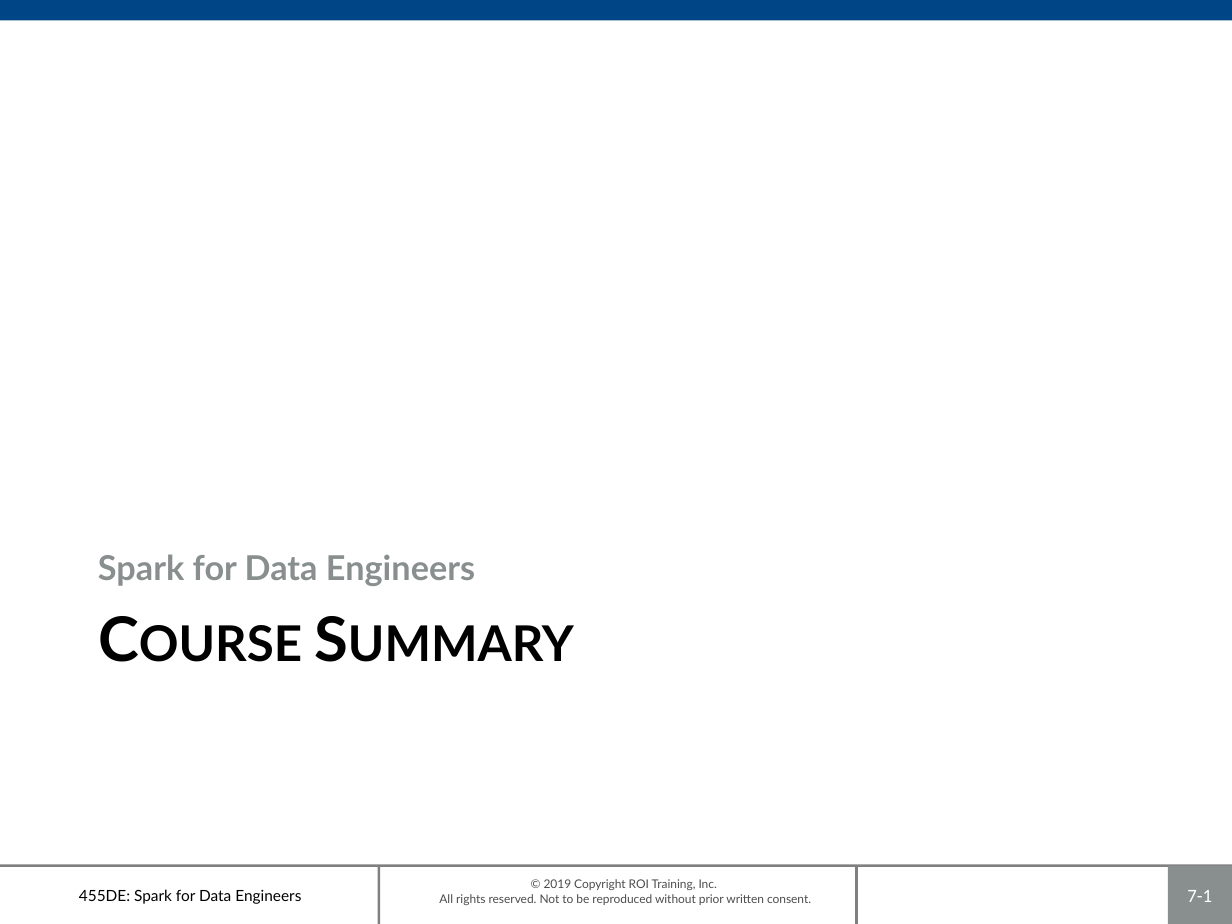
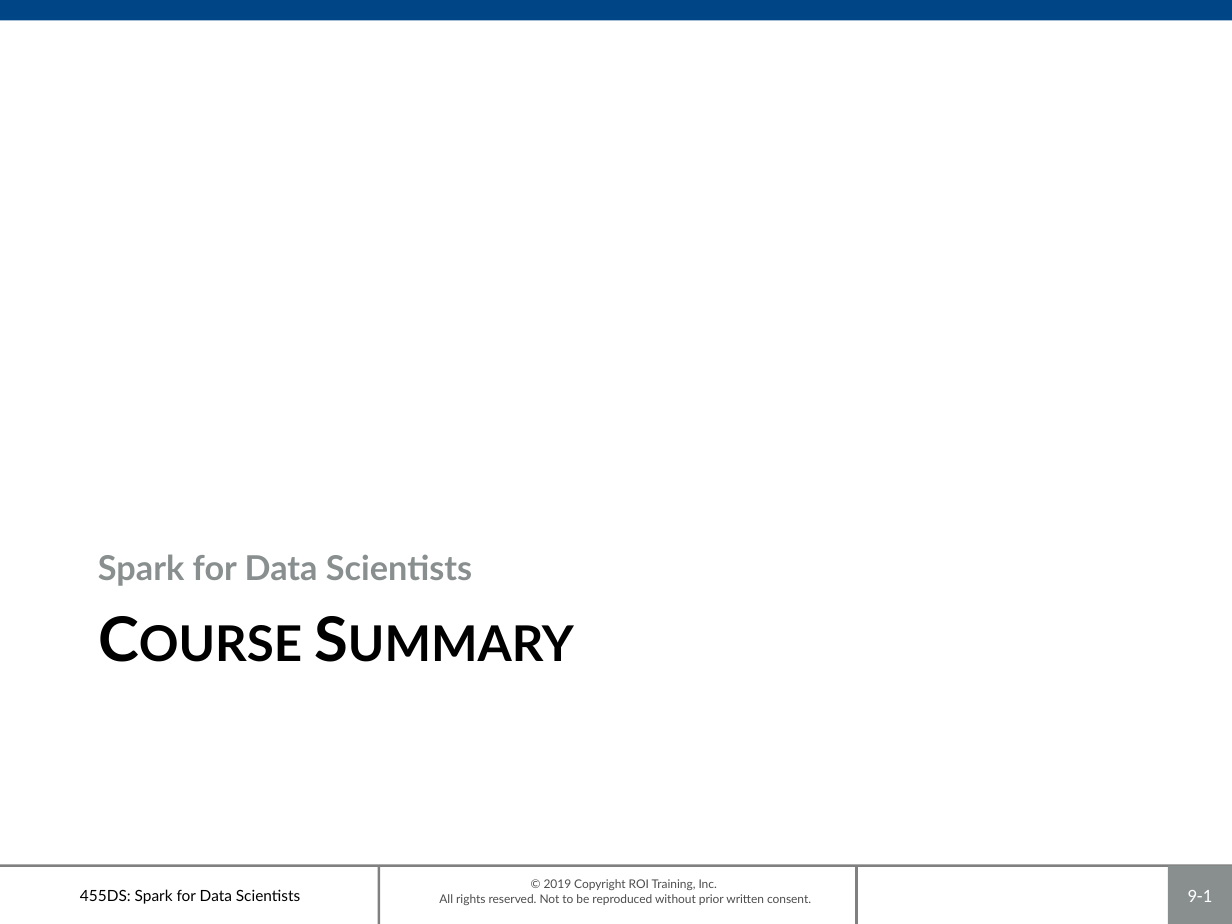
Before and after one commit to roitraining/SparkforDataScientists, a slide deck: slide 1 of 455DS-Ch09_Summary.pptx. Drawn at 1232x924 pixels with LibreOffice and Linux fonts; fonts in the diff are those of the drawing; background and template pictures are left out. Boxes give left, top, right and bottom in pixels: in the first picture for what was removed or moved away, otherwise in the second. Text is boxed around its words. In the diff, an @@ line names an element or a change of style, - is before the commit and + after.

```diff
--- a/455DS-Ch09_Summary.pptx
+++ b/455DS-Ch09_Summary.pptx
@@ text at (98,554,472,586): text changed @@
-Spark for Data Engineers
+Spark for Data Scientists
@@ text at (80,889,300,904): text changed @@
-455DE: Spark for Data Engineers
+455DS: Spark for Data Scientists
@@ page number at (1187,890,1212,902): text changed @@
-7-1
+9-1
```
Also in this commit, not shown: 3 other slides changed, 10 other files.
